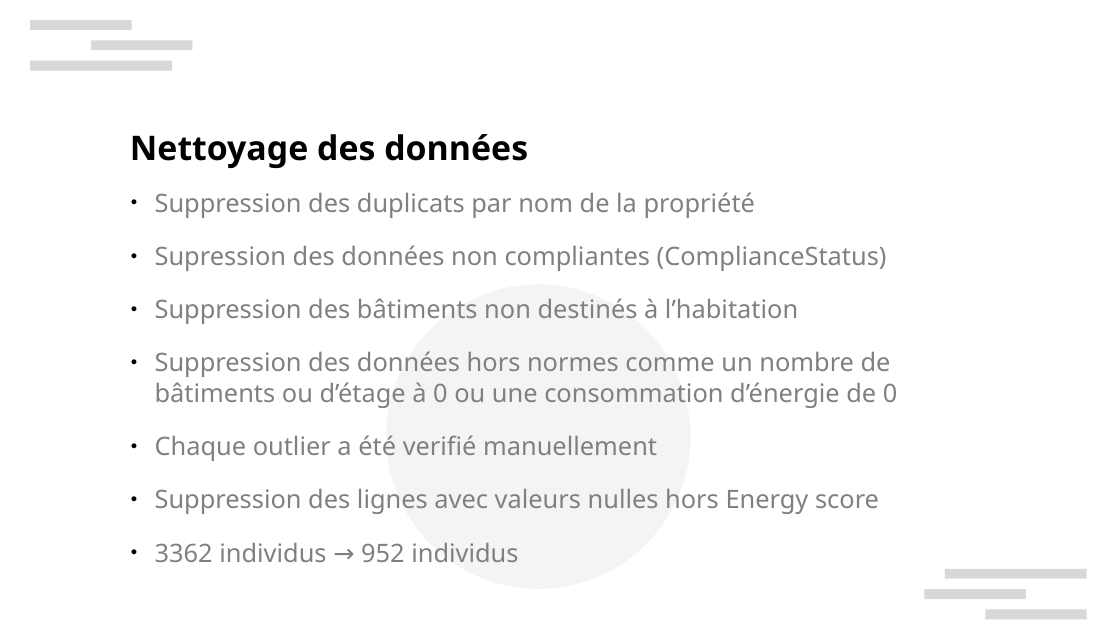
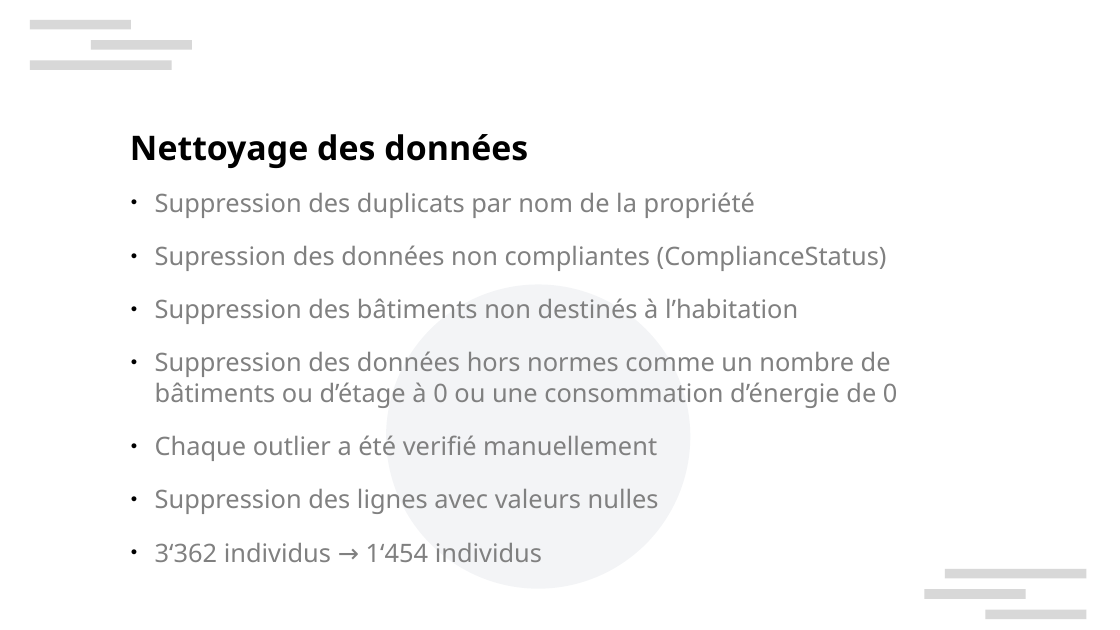
Before and after one commit to xbarrelet/ml-project-3, a slide deck: slide 6 of Barrelet_Xavier_3_presentation_130624.pptx. Drawn at 1120x630 pixels with LibreOffice and Linux fonts; fonts in the diff are those of the drawing; background and template pictures are left out. Boxes give left, top, right and bottom in pixels: in the first picture for what was removed or moved away, otherwise in the second. Text is boxed around its words. In the diff, an @@ line names an element or a change of style, - is before the commit and + after.

```diff
--- a/Barrelet_Xavier_3_presentation_130624.pptx
+++ b/Barrelet_Xavier_3_presentation_130624.pptx
@@ text at [155, 489, 659, 562]: text changed @@
-● Suppression des lignes avec valeurs nulles hors Energy score
-● 3362 individus → 952 individus
+● Suppression des lignes avec valeurs nulles
+● 3‘362 individus → 1‘454 individus
```
Also in this commit, not shown: 5 other slides changed, 13 slides added, 32 slides removed, 6 other files.
